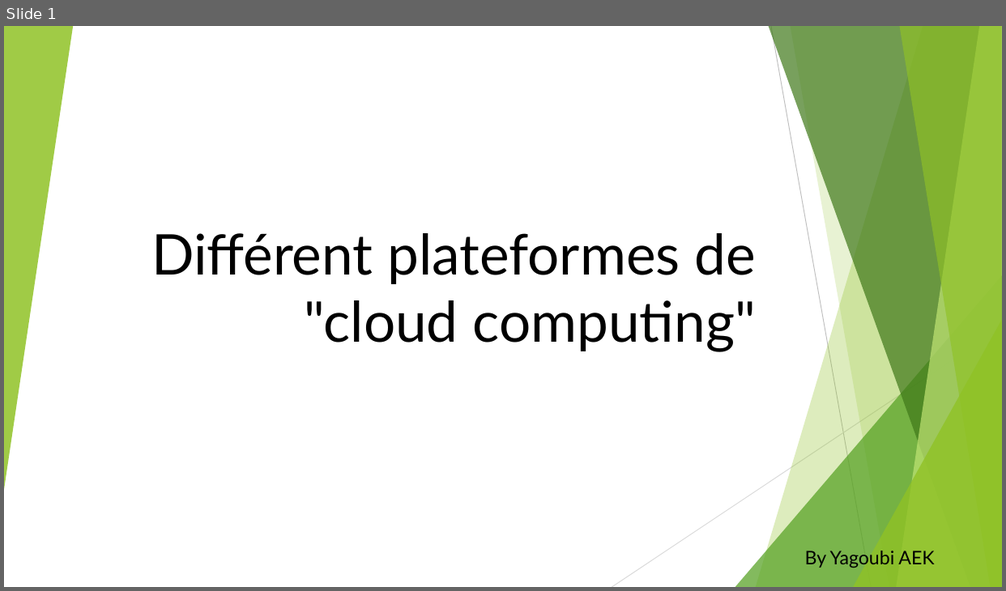
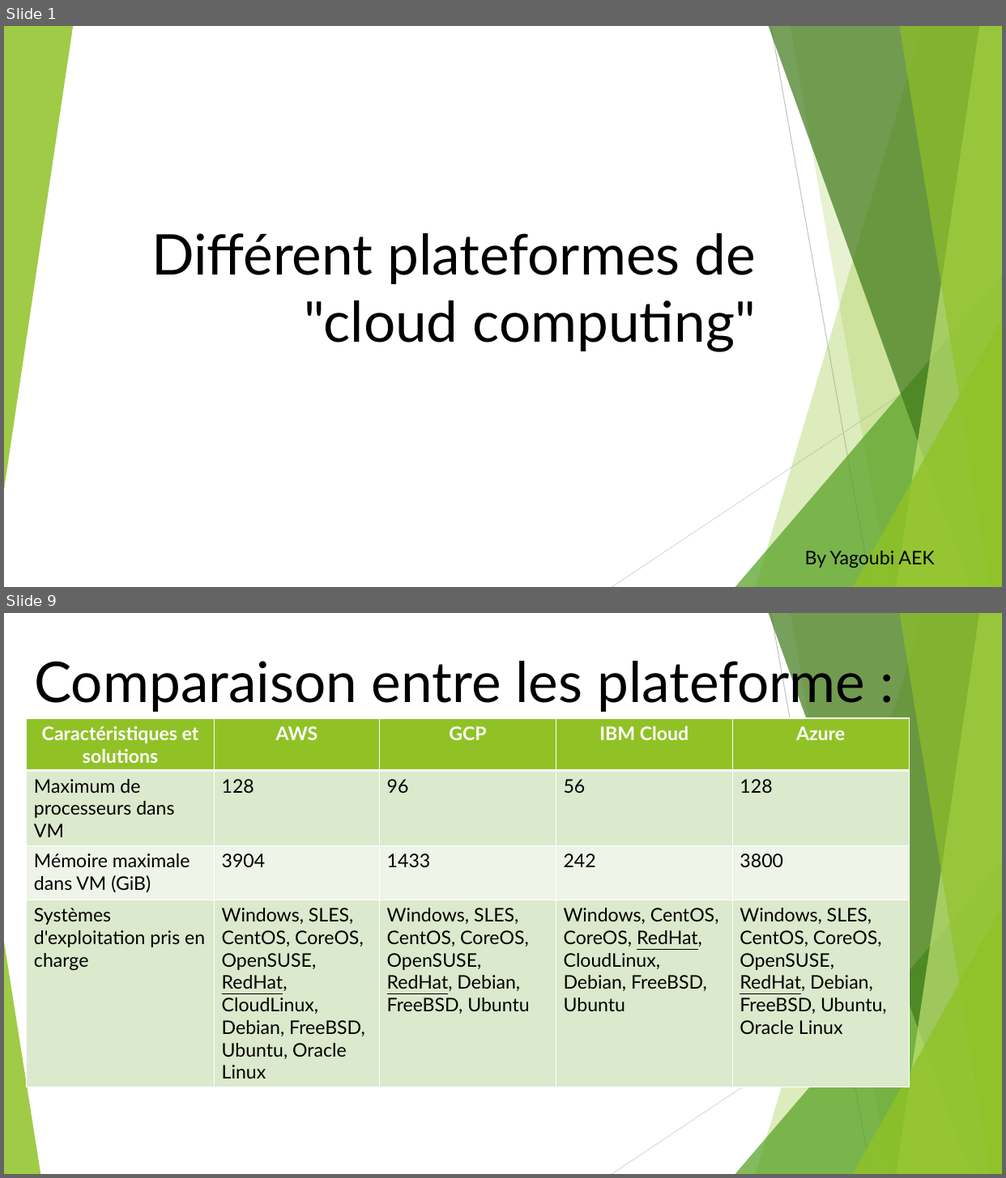
Before and after one commit to yagoubigithub/silde, a slide deck: différent plateformes de.pptx. Shown one above the other, each under a label of ours: slide 1 before the commit, slides 1 and 9 after it; the slides between them are not shown. The pictures are 1006x591 and 1006x1178 pixels, drawn with LibreOffice and Linux fonts; fonts in the diff are those of the drawing. Boxes give left, top, right and bottom in pixels: in the first picture for what was removed or moved away, otherwise in the second. Text is boxed around its words. In the diff, an @@ line names an element or a change of style, - is before the commit and + after.

```diff
--- a/différent plateformes de.pptx
+++ b/différent plateformes de.pptx
@@ slide 9 added at bbox=[4, 613, 1002, 1174], background #FFFFFF; not listed: 9 template elements that a slide beside it also shows @@
@@ text added at bbox=[34, 653, 865, 713], 54 pt, text #000000 @@
+Comparaison entre les plateforme :
@@ table added at bbox=[27, 718, 910, 1082], 4 rows, 5 columns @@
+Caractéristiques et solutions | AWS | GCP | IBM Cloud | Azure
+Maximum de processeurs dans VM | 128 | 96 | 56 | 128
+Mémoire maximale dans VM (GiB) | 3904 | 1433 | 242 | 3800
+Systèmes d'exploitation pris en charge | Windows, SLES, CentOS, CoreOS, OpenSUSE, RedHat, CloudLinux, Debian, FreeBSD, Ubuntu, Oracle Linux | Windows, SLES, CentOS, CoreOS, OpenSUSE, RedHat, Debian, FreeBSD, Ubuntu | Windows, CentOS, CoreOS, RedHat, CloudLinux, Debian, FreeBSD, Ubuntu | Windows, SLES, CentOS, CoreOS, OpenSUSE, RedHat, Debian, FreeBSD, Ubuntu, Oracle Linux
@@ triangle added at bbox=[4, 942, 40, 1174], fill #90C226 at 85% opacity @@
```
Also in this commit, not shown: 1 slide changed, 7 other slides added, 1 slide removed.
